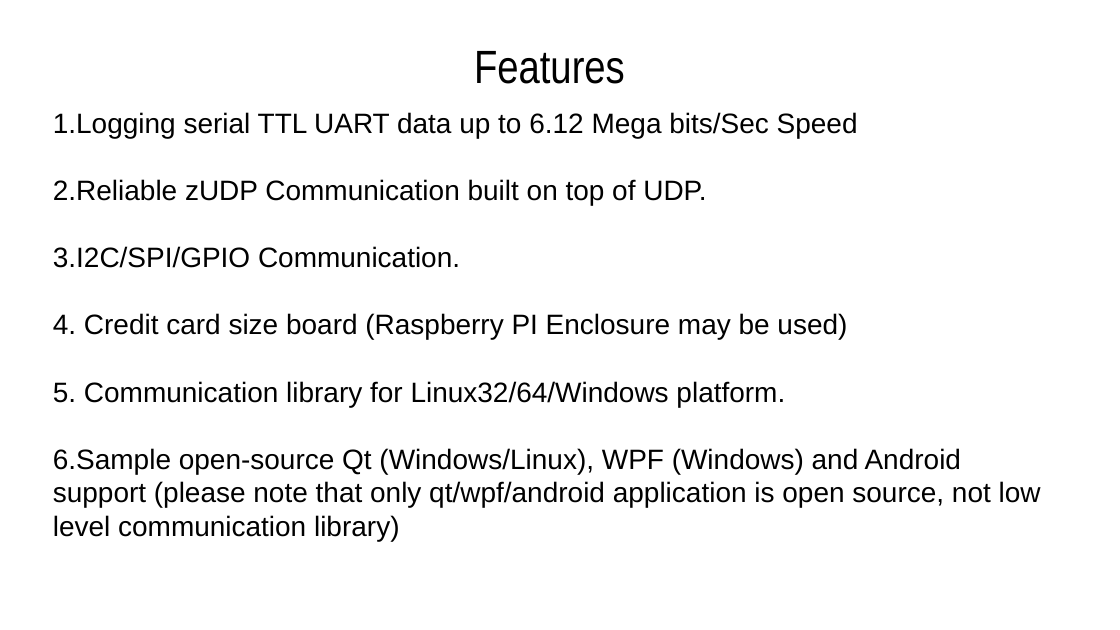
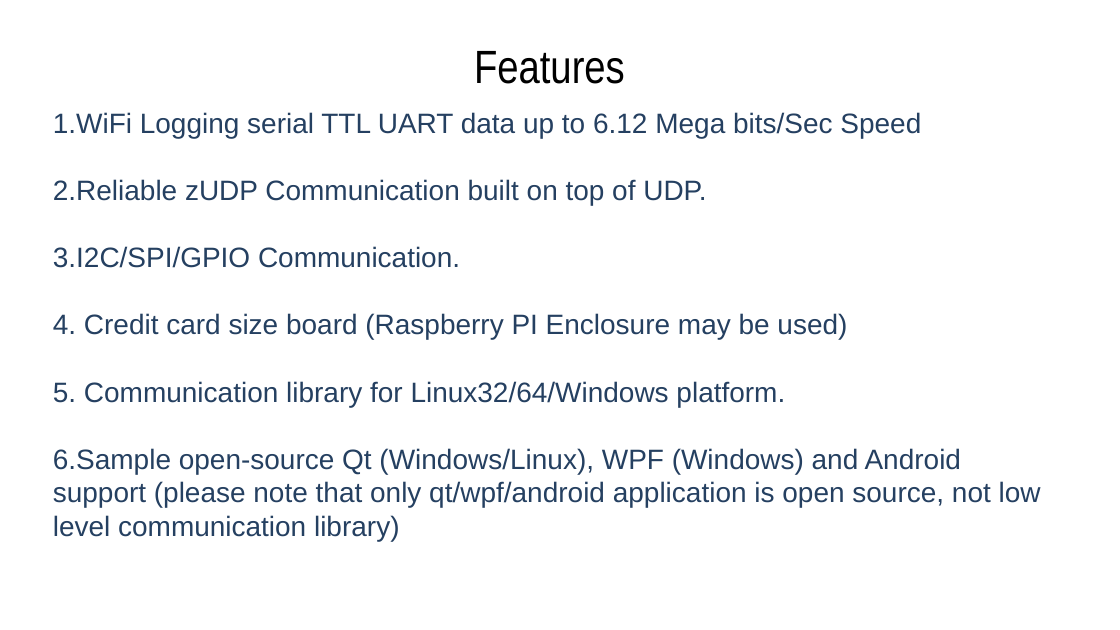
Before and after one commit to natashaiwscope/iot_hw, a slide deck: slide 2 of ppt/wireless.pptx. Drawn at 1120x630 pixels with LibreOffice and Linux fonts; fonts in the diff are those of the drawing. Boxes give left, top, right and bottom in pixels: in the first picture for what was removed or moved away, otherwise in the second. Text is boxed around its words. In the diff, an @@ line names an element or a change of style, - is before the commit and + after.

```diff
--- a/ppt/wireless.pptx
+++ b/ppt/wireless.pptx
@@ text at bbox=[53, 112, 921, 138]: text changed; text colour #000000 to #254061 @@
-1.Logging serial TTL UART data up to 6.12 Mega bits/Sec Speed
+1.WiFi Logging serial TTL UART data up to 6.12 Mega bits/Sec Speed
@@ text at bbox=[53, 179, 1041, 541]: text colour #000000 to #254061 in "2.Reliable zUDP Communication built on top of ...", "3.I2C/SPI/GPIO Communication.", "4. Credit card size board (Raspberry PI ...", "5. Communication library for Linux32/64/Windows platform." and 1 more places @@
```
Also in this commit, not shown: 15 other slides changed.
